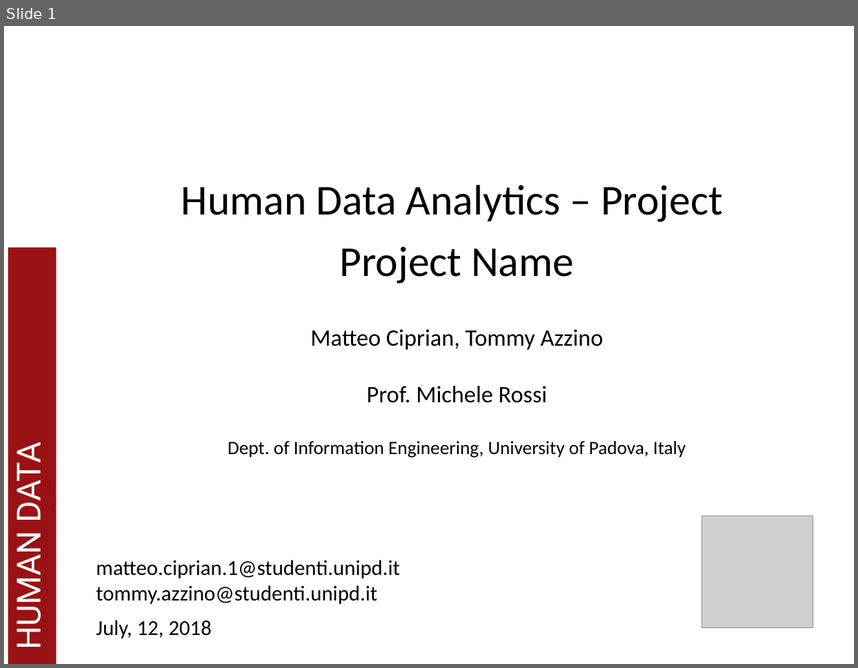
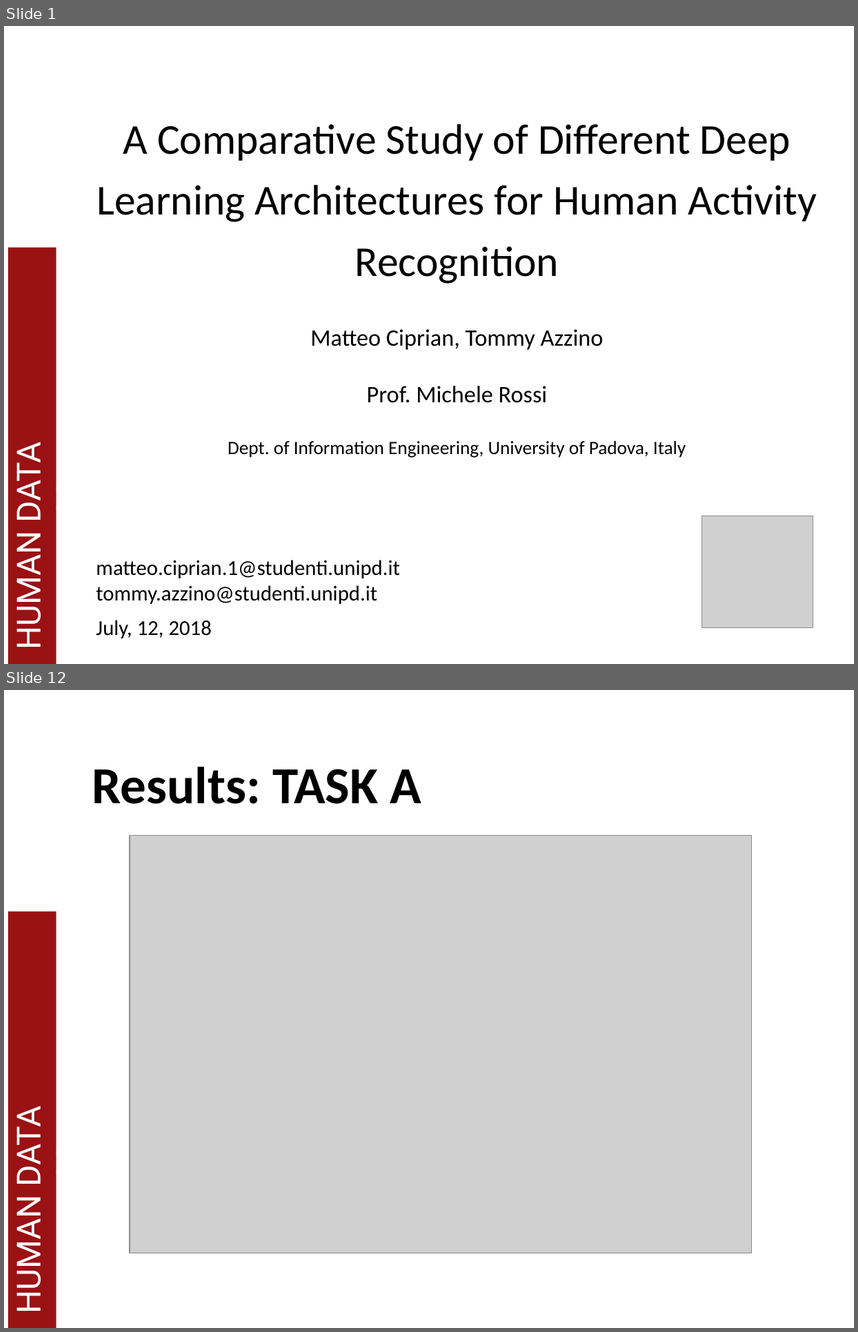
Before and after one commit to MatCip/HDA_project, a slide deck: slides_hda_project.pptx. Shown one above the other, each under a label of ours: slide 1 before the commit, slides 1 and 12 after it; the slides between them are not shown. The pictures are 858x668 and 858x1332 pixels, drawn with LibreOffice and Linux fonts; fonts in the diff are those of the drawing; grey boxes stand for pictures; background and template pictures are left out. Boxes give left, top, right and bottom in pixels: in the first picture for what was removed or moved away, otherwise in the second. Text is boxed around its words. In the diff, an @@ line names an element or a change of style, - is before the commit and + after.

```diff
--- a/slides_hda_project.pptx
+++ b/slides_hda_project.pptx
@@ slide 12 added at [4, 690, 854, 1328], background #FFFFFF; not listed: 2 template elements that a slide beside it also shows @@
@@ title added at [92, 767, 422, 804], 44 pt, text #000000, bold @@
+Results: TASK A
@@ picture added at [130, 836, 752, 1253] @@
@@ slide 1 changed as well @@
@@ title at [96, 124, 817, 283]: text changed @@
-Human Data Analytics – Project
-Project Name
+A Comparative Study of Different Deep Learning Architectures for Human Activity Recognition
```
Also in this commit, not shown: 2 other slides changed, 14 other slides added, 12 slides removed, 2 other files.
